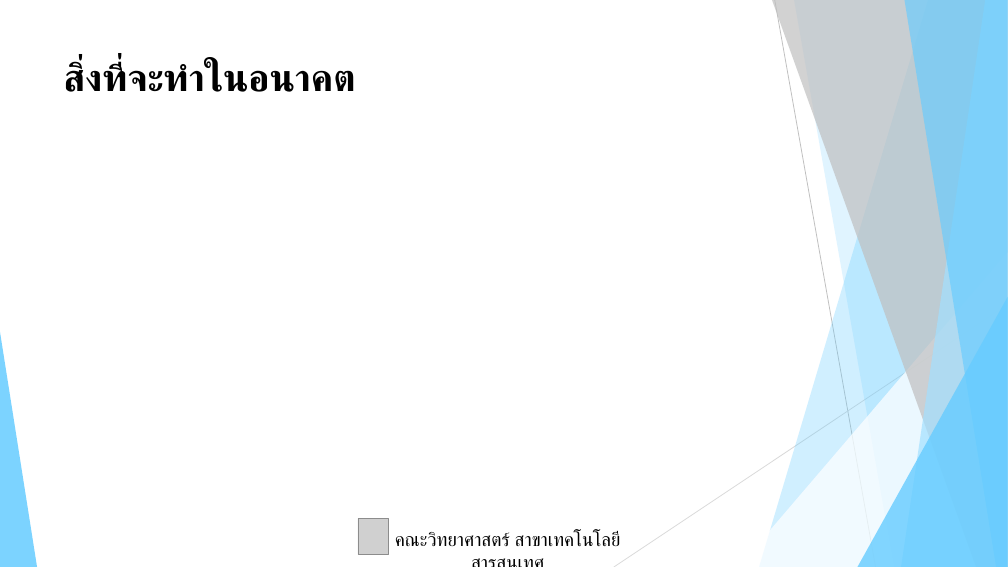
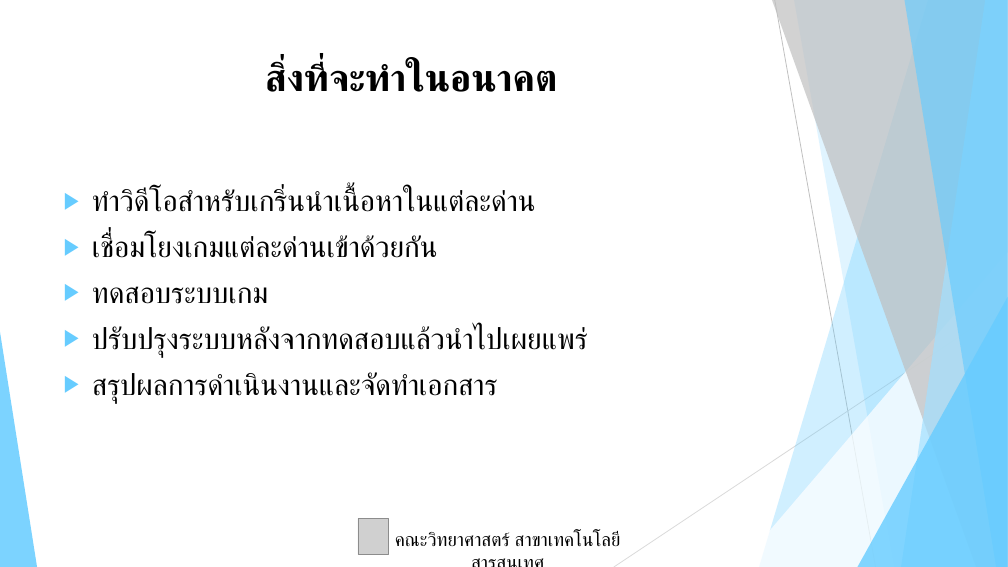
Before and after one commit to yupinpon/final_project, a slide deck: slide 10 of ppt/สอบความก้าวหน้ครั้งที่1.pptx (slide 5 before the commit). Drawn at 1008x567 pixels with LibreOffice and Linux fonts; fonts in the diff are those of the drawing; grey boxes stand for pictures. Boxes give left, top, right and bottom in pixels: in the first picture for what was removed or moved away, otherwise in the second. Text is boxed around its words. In the diff, an @@ line names an element or a change of style, - is before the commit and + after.

```diff
--- a/ppt/สอบความก้าวหน้ครั้งที่1.pptx
+++ b/ppt/สอบความก้าวหน้ครั้งที่1.pptx
@@ title "สิ่งที่จะทำในอนาคต" at (x1=265, y1=62, x2=557, y2=92): alignment left to centre @@
@@ text added at (x1=92, y1=188, x2=587, y2=403), 28 pt, text #000000 @@
+▶ ทำวิดีโอสำหรับเกริ่นนำเนื้อหาในแต่ละด่าน
+▶ เชื่อมโยงเกมแต่ละด่านเข้าด้วยกัน
+▶ ทดสอบระบบเกม
+▶ ปรับปรุงระบบหลังจากทดสอบแล้วนำไปเผยแพร่
+▶ สรุปผลการดำเนินงานและจัดทำเอกสาร
```
Also in this commit, not shown: 2 other slides changed, 3 slides added, 1 slide removed, 1 other file.
